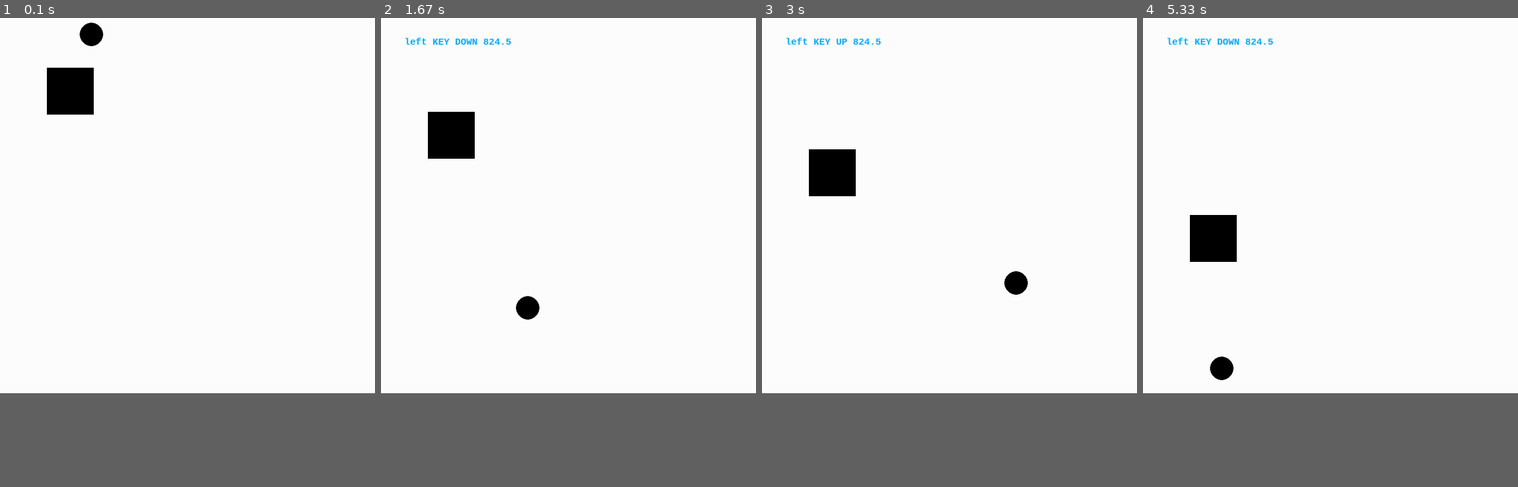
Above: before the commit, frames 1-4 (left to right).
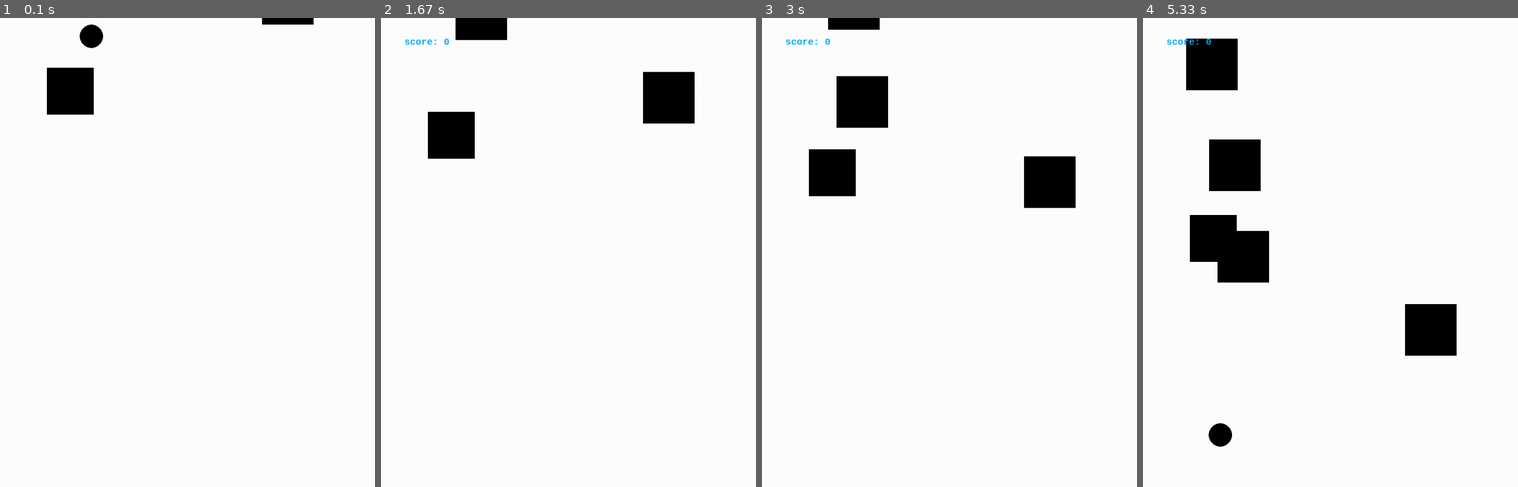
Above: after the commit, the same moments.

Repository: bedrock17/soaf_pygame
Game: pygame game, started from Main.py
The game is run twice, just before and just after one commit, with the same random seed, the same clock (stepped at 60 frames per second) and the same inputs.
Inputs:
- Up to frame 1 (0.1 s): no input
- Up to frame 2 (1.67 s): hold Right 0.33-0.8 s; hold Right 0.83-1.3 s; hold Left from 1.33 s (still down)
- Up to frame 3 (3 s): release Left at 1.87 s
- Up to frame 4 (5.33 s): hold Right 3.5-3.97 s; hold Right 4-4.47 s; hold Left 4.5-5.03 s; hold Left from 5.07 s (still down)
In our replay, the window is 720x720 before the commit and 720x900 after it. These sizes can differ from the game's own. Grey fills any space a smaller window leaves; there, only what the larger window draws over its background counts as a difference.

The runs differ from the first frame. In frame 1, 0.3% of the frame differs, in the area x 21-84%, y 0-7%; in frame 2, 2.7%; in frame 3, 3.9%; in frame 4, 6.4%, in the area x 6-84%, y 4-92%.

Commit message:
complete

Diff:
--- a/Ball.py
+++ b/Ball.py
@@ -11,13 +11,14 @@
     yspeed=0.0
     allowphysics=True
     radius = 50
+    bouncSpeed = - 25
 
     def __init__(self,x,y,allowphysics=True):
         self.x=x
         self.y=y
         self.allowphysics=allowphysics
 
-    def physics(self,yspeed=0.5,resistance=0.95):
+    def physics(self,yspeed=0.7,resistance=0.95):
         self.yspeed+=yspeed
         if abs(self.xspeed) <= 1:
             self.xspeed=0
@@ -27,8 +28,8 @@
     def move(self,xspeed):
         self.xspeed+=xspeed
 
-    def bounce(self,yspeed):
-        self.yspeed=yspeed
+    def bounce(self):
+        self.yspeed=self.bouncSpeed
 
     def setStatus(self,newx=False,newy=False,newxspeed=False,newyspeed=False):
         if(not isinstance(newx,bool)):
@@ -61,15 +62,12 @@
         if L and (U or D):
             if self.xspeed<=0:
                 self.xspeed*=-1
-        if U and (R or L):
+        if U and (R or L) and not D:
             if self.yspeed<=0:
-                self.yspeed*=-1
-        if D and (R or L):
+                self.yspeed=target.speed
+        if D and (R or L) and not U:
             if self.yspeed>=0:
-                self.yspeed*=-1
-
-
-
+                self.bounce()
 
     #움직임 수정
     def update(self):
--- a/GameInfo.py
+++ b/GameInfo.py
@@ -1,8 +1,10 @@
 __author__ = 'sh'
 
 displayWidth=800
-displayHeight=800
+displayHeight=1000
 framePerSecond=60
+
+rectangleSize=110
 
 NOTCRASH=0
 XCRASH=1
--- a/Main.py
+++ b/Main.py
@@ -6,6 +6,7 @@
 import GameInfo
 import Ball
 import Rectangle
+import random
 
 def drawBall(ball):
     pygame.draw.ellipse(screen,(0,0,0),pygame.Rect([ball.x,ball.y],(ball.radius,ball.radius)))
@@ -23,6 +24,9 @@
 text =" "
 count=GameInfo.displayHeight
 max=0
+score=0
+
+diff = 10 #난이도 (1이 제일 높음)
 
 ball = Ball.Ball(170,0)
 rects = list()
@@ -31,46 +35,51 @@
 
 while GameInfo.Run:
 
+
     #KEY INPUT
     for event in pygame.event.get():
         if event.type == pygame.QUIT:
             GameInfo.Run=False
         elif event.type == pygame.KEYDOWN:
-            keyStatus ="KEY DOWN"
+            keyStatus = 1
             key = event.key
 
         elif event.type == pygame.KEYUP:
-            keyStatus ="KEY UP"
+            keyStatus = 0
             key = event.key
 
 
     #UPDATE
-    if key == pygame.K_RIGHT and keyStatus == "KEY DOWN":
+    if key == pygame.K_RIGHT and keyStatus:
             ball.setStatus(newxspeed=ball.xspeed+2)
-    if key == pygame.K_LEFT and keyStatus == "KEY DOWN":
+    if key == pygame.K_LEFT and keyStatus:
             ball.setStatus(newxspeed=ball.xspeed-2)
 
-    if key == pygame.K_SPACE and keyStatus =="KEY DOWN":
-            ball.setStatus(newyspeed=ball.yspeed-10)
-
     if ball.y+50>=GameInfo.displayHeight:
-        ball.setStatus(newyspeed=-15)
+        ball.bounce()
 
     if ball.x <= 0 :
         ball.setStatus(newxspeed=ball.xspeed*-0.9)
+        ball.setStatus(newxspeed=ball.xspeed+1)
         ball.setStatus(newx=0)
 
     elif ball.x + 50 >= GameInfo.displayWidth :
         ball.setStatus(newxspeed=ball.xspeed*-0.9)
+        ball.setStatus(newxspeed=ball.xspeed-1)
         ball.setStatus(newx=GameInfo.displayWidth-ball.radius)
 
+    if rects.__len__() <= 15 and count%(diff*10)==0:
+        rects.append(Rectangle.Rectangle(random.random()*GameInfo.displayWidth-GameInfo.rectangleSize/2,-GameInfo.rectangleSize,GameInfo.rectangleSize,1+(count/800)))
 
+    if count%1000==0 and diff>1:
+        diff-=1
 
     for rect in rects:
         ball.betweenCheck(rect)
         rect.update()
         if GameInfo.displayHeight <= rect.y:
             rects.remove(rect)
+            score+=1
     ball.update()
     count+=1
     if max<=count-ball.y:
@@ -85,16 +94,27 @@
     for rect in rects:
         drawRect(rect)
 
-
-
-
     if key :
         sf = pygame.font.SysFont("Monospace",20,bold=True)
-        textStr = pygame.key.name(key)+" "+keyStatus+" "+str(max)
+        textStr = "score: " + str(score)
         text = sf.render(textStr,True,(0,172,255))
         screen.blit(text,(50,40))
 
     pygame.display.flip()
     clock.tick(GameInfo.framePerSecond)
 
-pygame.QUIT()
+    if(ball.y>=GameInfo.displayHeight):
+        break
+
+
+screen.fill((255,255,255))
+sf = pygame.font.SysFont("Monospace",40,bold=True)
+textStr = "Game Over"
+text = sf.render(textStr,True,(0,172,255))
+screen.blit(text,(GameInfo.displayWidth/2-GameInfo.displayWidth/5,GameInfo.displayHeight/2))
+textStr = str(score)
+text = sf.render(textStr,True,(0,172,255))
+screen.blit(text,(GameInfo.displayWidth/2-GameInfo.displayWidth/5,GameInfo.displayHeight/2+100))
+
+pygame.display.flip()
+time.sleep(2)
